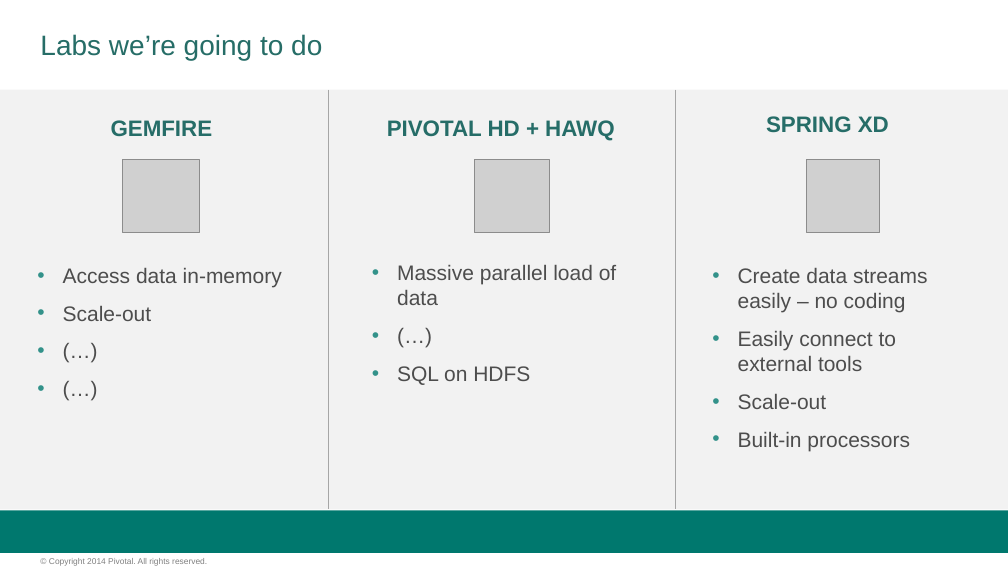
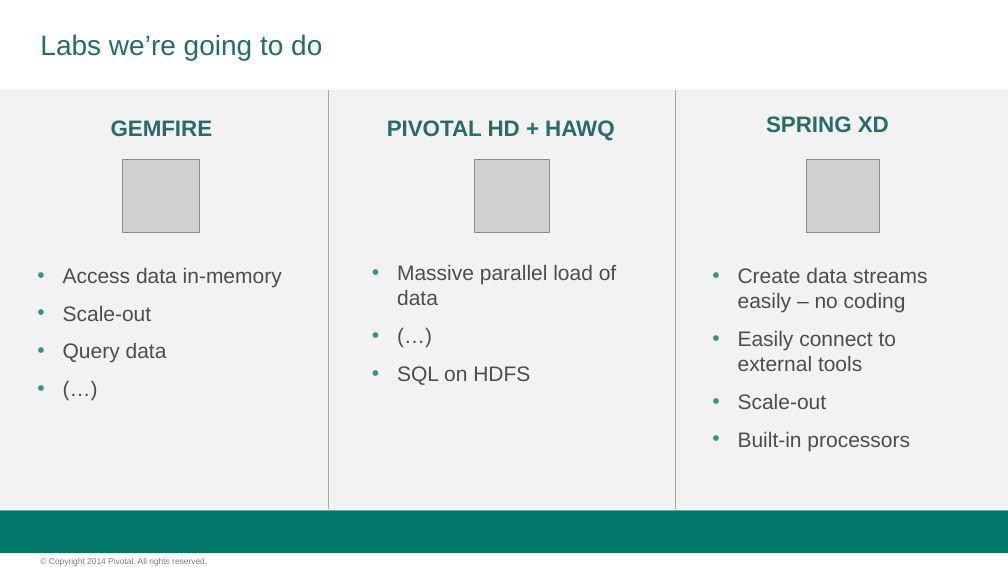
Before and after one commit to vmware-archive/BigDataRoadshow-labs, a slide deck: slide 3 of labs/preparing_labs.pptx. Drawn at 1008x567 pixels with LibreOffice and Linux fonts; fonts in the diff are those of the drawing; grey boxes stand for pictures; background and template pictures are left out. Boxes give left, top, right and bottom in pixels: in the first picture for what was removed or moved away, otherwise in the second. Text is boxed around its words. In the diff, an @@ line names an element or a change of style, - is before the commit and + after.

```diff
--- a/labs/preparing_labs.pptx
+++ b/labs/preparing_labs.pptx
@@ text at [63,268,282,363]: paragraph removed @@
-• (…)
@@ text at [63,343,167,363]: paragraph added @@
+• Query data
```
Also in this commit, not shown: 2 other slides changed, 1 other file.
